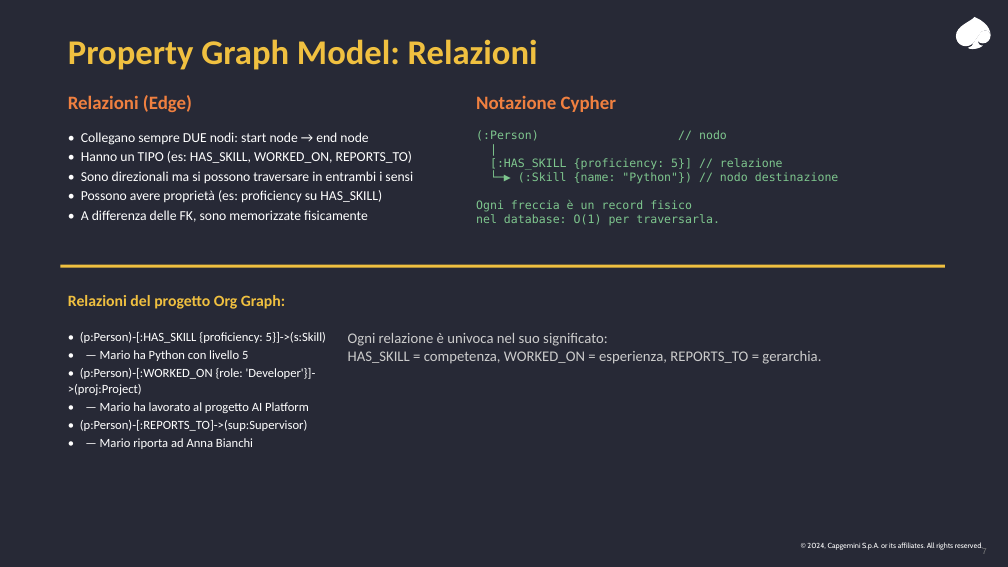
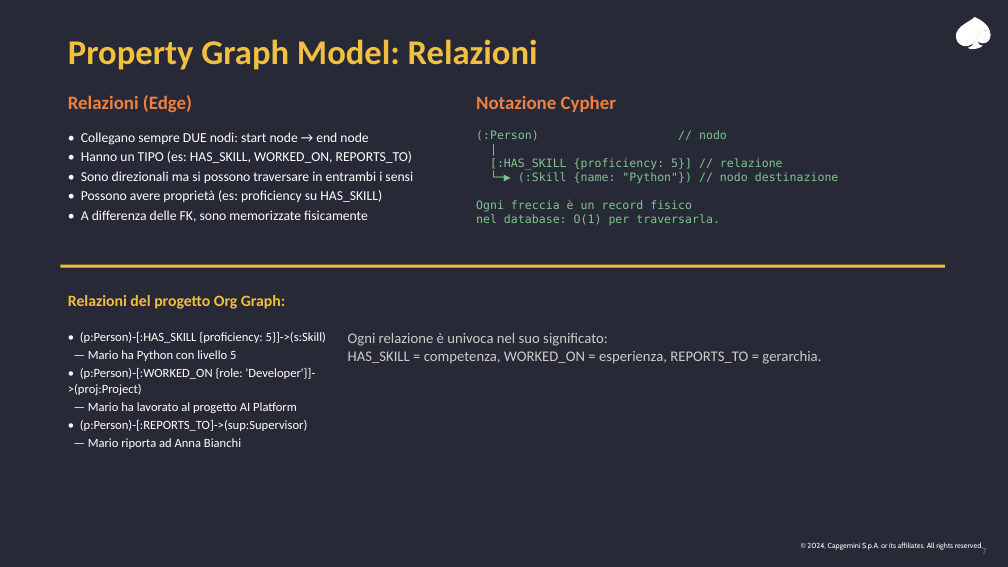
Before and after one commit to leobcc/neo4j-training-course-material, a slide deck: slide 7 of slides/session-01/session-01.pptx. Drawn at 1008x567 pixels with LibreOffice and Linux fonts; fonts in the diff are those of the drawing. Boxes give left, top, right and bottom in pixels: in the first picture for what was removed or moved away, otherwise in the second. Text is boxed around its words. In the diff, an @@ line names an element or a change of style, - is before the commit and + after.

```diff
--- a/slides/session-01/session-01.pptx
+++ b/slides/session-01/session-01.pptx
@@ text at <box>88,350,236,361</box>: text changed @@
-• — Mario ha Python con livello 5
+— Mario ha Python con livello 5
@@ text at <box>88,402,297,413</box>: text changed @@
-• — Mario ha lavorato al progetto AI Platform
+— Mario ha lavorato al progetto AI Platform
@@ text at <box>88,438,241,449</box>: text changed @@
-• — Mario riporta ad Anna Bianchi
+— Mario riporta ad Anna Bianchi
```
Also in this commit, not shown: 10 other slides changed.
